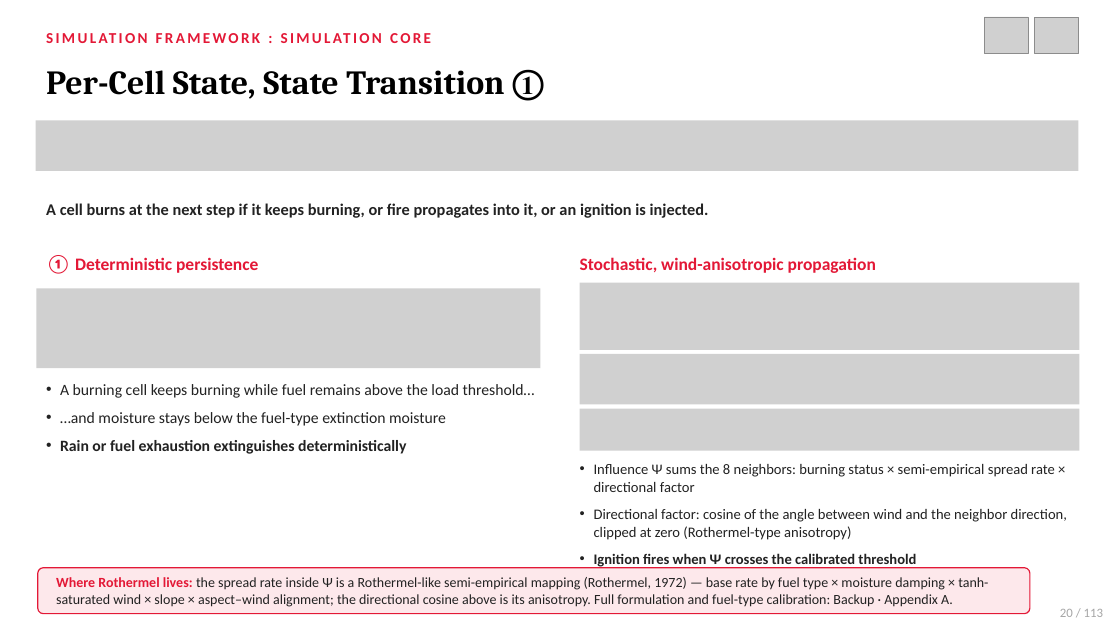
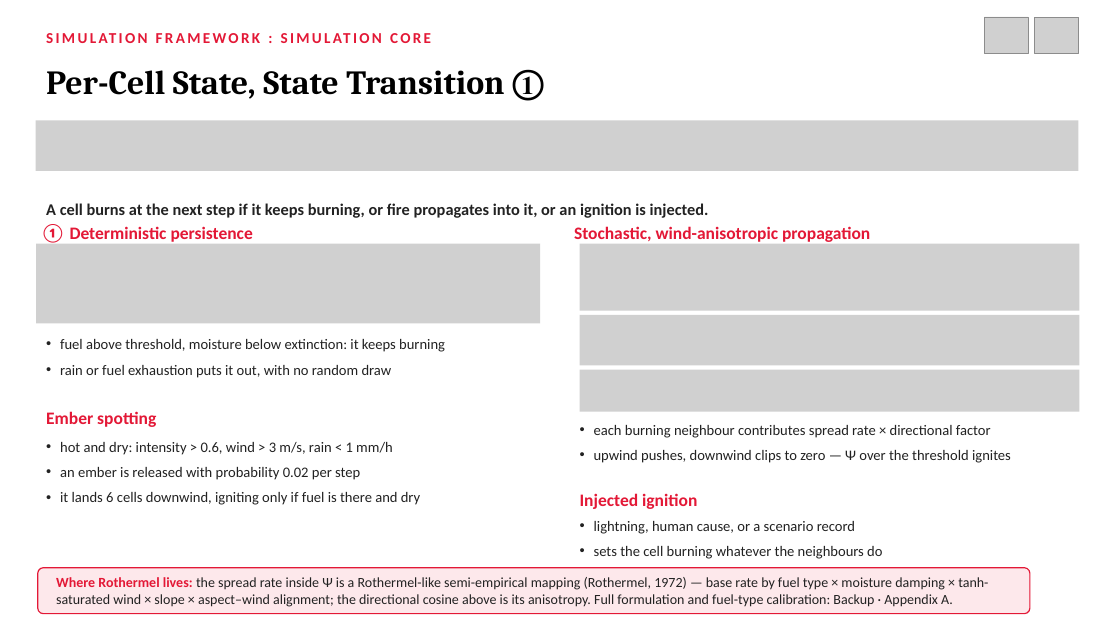
Before and after one commit to northwind13/Enhanced_DSS, a slide deck: slide 22 of 01_Thesis/DisasterAware_Presentation.pptx (slide 20 before the commit). Drawn at 1120x630 pixels with LibreOffice and Linux fonts; fonts in the diff are those of the drawing; grey boxes stand for pictures. Boxes give left, top, right and bottom in pixels: in the first picture for what was removed or moved away, otherwise in the second. Text is boxed around its words. In the diff, an @@ line names an element or a change of style, - is before the commit and + after.

```diff
--- a/01_Thesis/DisasterAware_Presentation.pptx
+++ b/01_Thesis/DisasterAware_Presentation.pptx
@@ text "① Deterministic persistence": place and size @@
-text "① Deterministic persistence" at <box>46,255,258,274</box>
+text "① Deterministic persistence" at <box>41,224,253,245</box>
@@ text "Stochastic, wind-anisotropic propagation": place and size @@
-text "Stochastic, wind-anisotropic propagation" at <box>580,257,876,273</box>
+text "Stochastic, wind-anisotropic propagation" at <box>574,226,870,242</box>
@@ picture added at <box>36,244,540,323</box> @@
@@ picture added at <box>580,244,1080,311</box> @@
@@ picture removed at <box>36,288,540,368</box> @@
@@ picture removed at <box>580,282,1080,350</box> @@
@@ picture added at <box>580,315,1080,365</box> @@
@@ text added at <box>60,339,445,378</box>, 12.5 pt, text #222222 @@
+• fuel above threshold, moisture below extinction: it keeps burning
+• rain or fuel exhaustion puts it out, with no random draw
@@ text removed at <box>60,384,535,454</box> @@
-• A burning cell keeps burning while fuel remains above the load threshold…
-• …and moisture stays below the fuel-type extinction moisture
-• Rain or fuel exhaustion extinguishes deterministically
@@ picture: place and size @@
-picture at <box>580,354,1080,404</box>
+picture at <box>580,370,1080,412</box>
@@ text added at <box>46,411,156,427</box>, 15 pt, text #E31836, bold @@
+Ember spotting
@@ picture removed at <box>580,408,1080,450</box> @@
@@ text added at <box>60,442,420,505</box>, 12.5 pt, text #222222 @@
+• hot and dry: intensity > 0.6, wind > 3 m/s, rain < 1 mm/h
+• an ember is released with probability 0.02 per step
+• it lands 6 cells downwind, igniting only if fuel is there and dry
@@ text added at <box>594,425,1011,463</box>, 12.5 pt, text #222222 @@
+• each burning neighbour contributes spread rate × directional factor
+• upwind pushes, downwind clips to zero — Ψ over the threshold ignites
@@ text removed at <box>594,464,1067,568</box> @@
-• Influence Ψ sums the 8 neighbors: burning status × semi-empirical spread rate × directional factor
-• Directional factor: cosine of the angle between wind and the neighbor direction, clipped at zero (Rothermel-type anisotropy)
-• Ignition fires when Ψ crosses the calibrated threshold
@@ text added at <box>580,493,697,509</box>, 15 pt, text #E31836, bold @@
+Injected ignition
@@ text added at <box>594,521,882,559</box>, 12.5 pt, text #222222 @@
+• lightning, human cause, or a scenario record
+• sets the cell burning whatever the neighbours do
@@ text removed at <box>1060,609,1104,617</box> @@
-20 / 113
```
Also in this commit, not shown: 67 other slides changed, 20 slides added, 44 slides removed, 15 other files.
